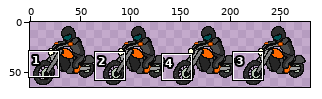
A sprite sheet gets an edit: myExpressFolder/public/src/img/ancestors/Motorist.png. Above: a wide view before the commit, with the close-up outlined.
Close-up. First the earlier version:
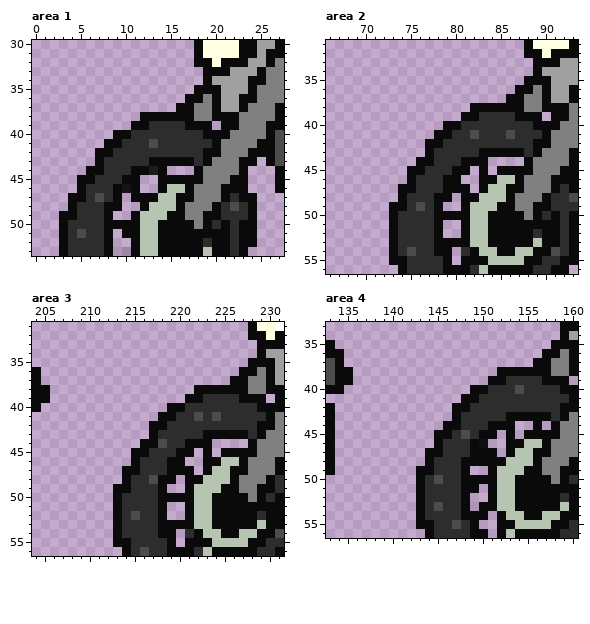
The file is 280x65 pixels. Pixels under 10% opacity are left out. Colours within 5 levels of each other are drawn and written as one. Shown: area 1: x 0..27, y 30..53; area 2: x 66..93, y 31..56; area 3: x 204..231, y 31..56; area 4: x 133..160, y 33..56.
After:
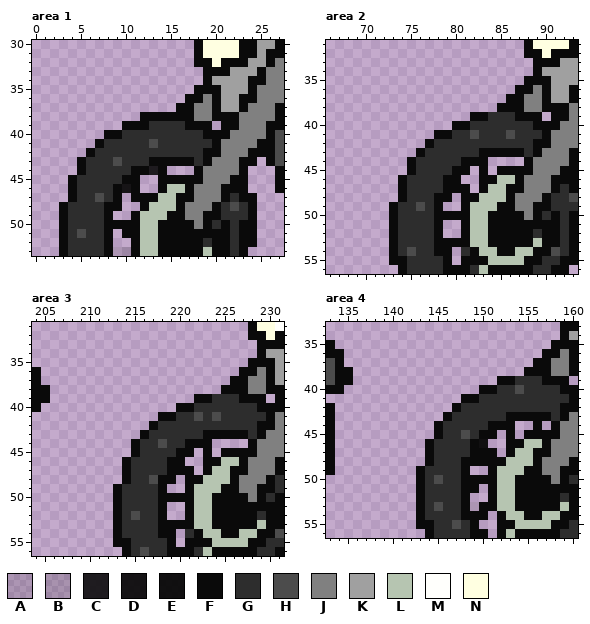
Palette (. is transparent): A #0a0a0a21  B #0a0a0a27  C #0a0a0ae2  D #0a0a0aef  E #0a0a0af6  F #0a0a0a  G #2d2d2d  H #4c4c4c  J #808080  K #a0a0a0  L #b6c5b1  M #fffffc  N #ffffe1
Change:
Changed rows in their new state; - is an unchanged pixel.
Area 1:
first column x 3:
39 -------F
40 -----F-G
41 ----FGG-
42 ---FGG--
43 --FGG-H-
44 --FGG---
45 -FGG----
46 -FG-----
47 --G-----
48 FG------
49 -G------
Area 2:
first column x 74:
38 --------...
39 -------.-F-
40 -----.-F---
42 ----G------
43 --FG-------
44 -FGG-------
45 --G--------
46 FG---------
47 -G---------
49 G----------
Area 3:
first column x 214:
38 --------...
39 -------.-F-
40 -----.-F---
42 ----G------
43 --FG-------
44 -FGG-------
45 --G--------
46 FG---------
47 -G---------
49 G----------
Area 4:
first column x 144:
38 --------...
39 -------.-F-
40 -----.-F---
42 ----G------
43 --FG-------
44 -FGG-------
45 --G--------
46 FG---------
47 -G---------
49 G----------
Where, in picture pixels (left, top, right, bottom), the same in both close-ups:
changed: (59, 121, 131, 220)
changed: (398, 103, 497, 211)
changed: (122, 385, 221, 493)
changed: (425, 367, 524, 475)
